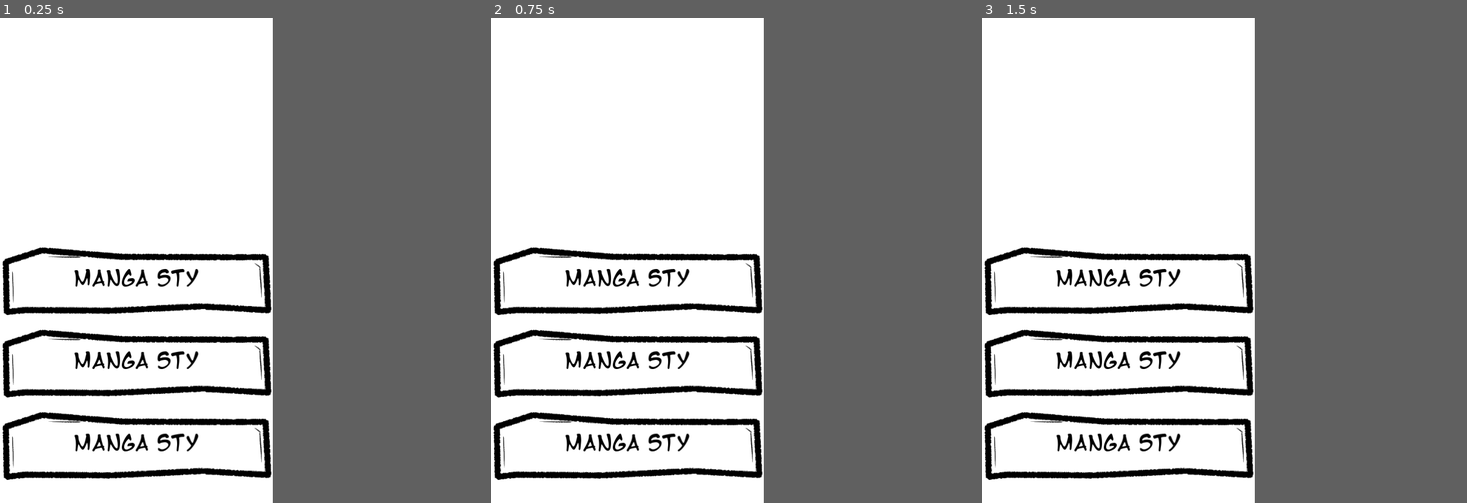
Above: before the commit, frames 1-3 (left to right).
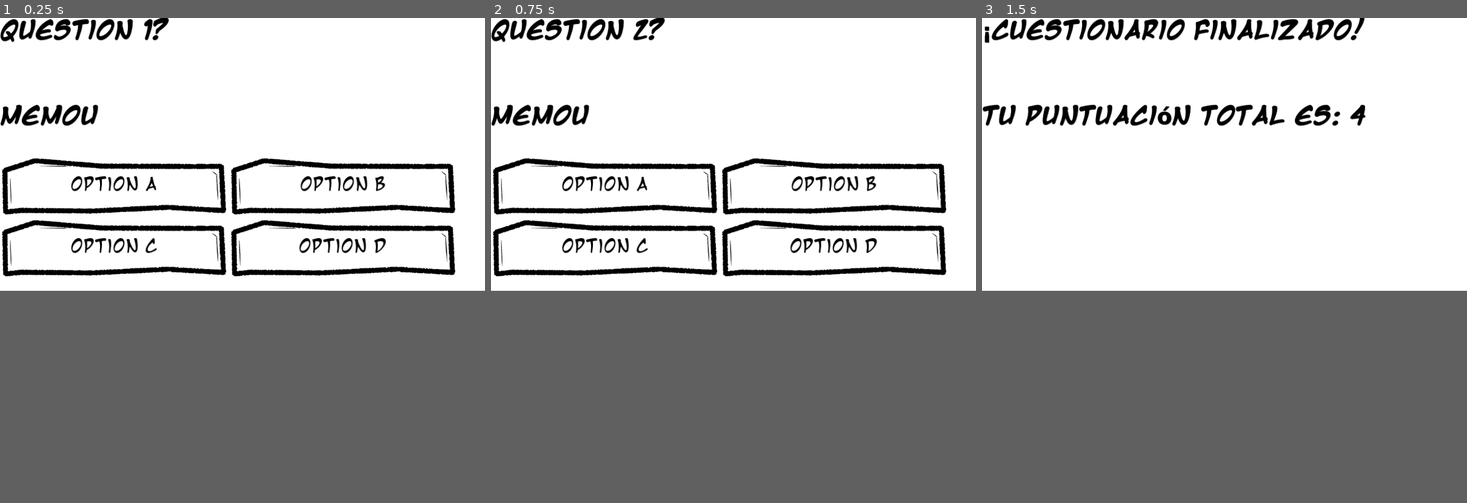
Above: after the commit, the same moments.

Repository: Noodle-Dev/Mangaka-Life
Game: Godot game, scene res://assets/scenes/Mechanics_Scenes/Chapter_Maker_Scene.tscn
Same seed, same stepped clock (60 frames per second), same inputs: the game is played once before the commit and once after it. The project has no main scene, so this scene is started directly.
Inputs (mouse positions are in pixels of both pictures, inside the frame that each line leads up to):
- Up to frame 1 (0.25 s): no input
- Up to frame 2 (0.75 s): click (626, 279) at 0.5 s, where only the run before the commit has a clickable "Manga sty"
- Up to frame 3 (1.5 s): click (1045, 313) at 1.25 s, where only the run after the commit has a clickable "Option A"
The window is 450x800 before the commit and 800x450 after it. Grey fills any space a smaller window leaves; there, only what the larger window draws over its background counts as a difference.

The runs differ from the first frame. In frame 1, 14% of the frame differs, in the area x 0-94%, y 0-96%; in frame 2, 14%; in frame 3, 10%.

Commit message:
Added Questionare syste

Diff:
--- a/assets/scenes/Mechanics_Scenes/Chapter_Maker_Scene.tscn
+++ b/assets/scenes/Mechanics_Scenes/Chapter_Maker_Scene.tscn
@@ -1,40 +1,43 @@
-[gd_scene load_steps=3 format=3 uid="uid://d4m0qevbvi46r"]
+[gd_scene load_steps=5 format=3 uid="uid://d4m0qevbvi46r"]
 
 [ext_resource type="Texture2D" uid="uid://dsmdc5ahlaa1m" path="res://assets/sprites/Logos/UI Question.png" id="1_igbx8"]
+[ext_resource type="Script" path="res://assets/scripts/Chapter_Creation/chapter_buttons_creation_scene.gd" id="1_r4jwf"]
 [ext_resource type="FontFile" uid="uid://svjf1m8quja6" path="res://assets/fonts/mangat.ttf" id="2_i71g3"]
+[ext_resource type="FontFile" uid="uid://dvex2p1l2cfg5" path="res://assets/fonts/mangatb.ttf" id="4_k45dk"]
 
-[node name="Node2D" type="Node2D"]
+[node name="Chapter_Maker" type="Node2D"]
+script = ExtResource("1_r4jwf")
 
-[node name="Control" type="Control" parent="."]
+[node name="UI" type="Control" parent="."]
 layout_mode = 3
 anchors_preset = 0
 offset_right = 540.0
 offset_bottom = 960.0
 
-[node name="Manga_Bg" type="ColorRect" parent="Control"]
+[node name="Manga_Bg" type="ColorRect" parent="UI"]
+layout_mode = 1
+anchors_preset = -1
+anchor_right = 2.133
+anchor_bottom = 0.675
+offset_right = 0.179932
+grow_horizontal = 2
+grow_vertical = 2
+
+[node name="Question_holder" type="GridContainer" parent="UI/Manga_Bg"]
 layout_mode = 1
 anchors_preset = 15
 anchor_right = 1.0
 anchor_bottom = 1.0
+offset_top = 324.0
 grow_horizontal = 2
 grow_vertical = 2
+columns = 2
 
-[node name="VBoxContainer" type="VBoxContainer" parent="Control/Manga_Bg"]
-layout_mode = 1
-anchors_preset = 12
-anchor_top = 1.0
-anchor_right = 1.0
-anchor_bottom = 1.0
-offset_top = -515.0
-grow_horizontal = 2
-grow_vertical = 0
-theme_override_constants/separation = 20
-
-[node name="TextureButton" type="TextureButton" parent="Control/Manga_Bg/VBoxContainer"]
+[node name="button_choice_one" type="TextureButton" parent="UI/Manga_Bg/Question_holder"]
 layout_mode = 2
 texture_normal = ExtResource("1_igbx8")
 
-[node name="Label" type="Label" parent="Control/Manga_Bg/VBoxContainer/TextureButton"]
+[node name="Label" type="Label" parent="UI/Manga_Bg/Question_holder/button_choice_one"]
 layout_mode = 1
 anchors_preset = 15
 anchor_right = 1.0
@@ -48,11 +51,11 @@
 horizontal_alignment = 1
 vertical_alignment = 1
 
-[node name="TextureButton2" type="TextureButton" parent="Control/Manga_Bg/VBoxContainer"]
+[node name="button_choice_two" type="TextureButton" parent="UI/Manga_Bg/Question_holder"]
 layout_mode = 2
 texture_normal = ExtResource("1_igbx8")
 
-[node name="Label" type="Label" parent="Control/Manga_Bg/VBoxContainer/TextureButton2"]
+[node name="Label" type="Label" parent="UI/Manga_Bg/Question_holder/button_choice_two"]
 layout_mode = 1
 anchors_preset = 15
 anchor_right = 1.0
@@ -66,11 +69,11 @@
 horizontal_alignment = 1
 vertical_alignment = 1
 
-[node name="TextureButton3" type="TextureButton" parent="Control/Manga_Bg/VBoxContainer"]
+[node name="button_choice_three" type="TextureButton" parent="UI/Manga_Bg/Question_holder"]
 layout_mode = 2
 texture_normal = ExtResource("1_igbx8")
 
-[node name="Label" type="Label" parent="Control/Manga_Bg/VBoxContainer/TextureButton3"]
+[node name="Label" type="Label" parent="UI/Manga_Bg/Question_holder/button_choice_three"]
 layout_mode = 1
 anchors_preset = 15
 anchor_right = 1.0
@@ -83,3 +86,49 @@
 text = "Manga sty"
 horizontal_alignment = 1
 vertical_alignment = 1
+
+[node name="button_choice_four" type="TextureButton" parent="UI/Manga_Bg/Question_holder"]
+layout_mode = 2
+texture_normal = ExtResource("1_igbx8")
+
+[node name="Label" type="Label" parent="UI/Manga_Bg/Question_holder/button_choice_four"]
+layout_mode = 1
+anchors_preset = 15
+anchor_right = 1.0
+anchor_bottom = 1.0
+grow_horizontal = 2
+grow_vertical = 2
+theme_override_colors/font_color = Color(0, 0, 0, 1)
+theme_override_fonts/font = ExtResource("2_i71g3")
+theme_override_font_sizes/font_size = 41
+text = "Manga sty"
+horizontal_alignment = 1
+vertical_alignment = 1
+
+[node name="Question_Label" type="Label" parent="UI/Manga_Bg"]
+layout_mode = 0
+offset_right = 40.0
+offset_bottom = 23.0
+theme_override_colors/font_color = Color(0, 0, 0, 1)
+theme_override_colors/font_shadow_color = Color(0, 0, 0, 1)
+theme_override_colors/font_outline_color = Color(0, 0, 0, 1)
+theme_override_fonts/font = ExtResource("4_k45dk")
+theme_override_font_sizes/font_size = 50
+text = "Mangos"
+
+[node name="Result" type="Label" parent="UI/Manga_Bg"]
+layout_mode = 0
+offset_top = 202.0
+offset_right = 1152.0
+offset_bottom = 308.0
+theme_override_colors/font_color = Color(0, 0, 0, 1)
+theme_override_colors/font_shadow_color = Color(0, 0, 0, 1)
+theme_override_colors/font_outline_color = Color(0, 0, 0, 1)
+theme_override_fonts/font = ExtResource("4_k45dk")
+theme_override_font_sizes/font_size = 51
+text = "Memou"
+
+[connection signal="pressed" from="UI/Manga_Bg/Question_holder/button_choice_one" to="." method="_on_button_choice_one_pressed"]
+[connection signal="pressed" from="UI/Manga_Bg/Question_holder/button_choice_two" to="." method="_on_button_choice_two_pressed"]
+[connection signal="pressed" from="UI/Manga_Bg/Question_holder/button_choice_three" to="." method="_on_button_choice_three_pressed"]
+[connection signal="pressed" from="UI/Manga_Bg/Question_holder/button_choice_four" to="." method="_on_button_choice_four_pressed"]
--- a/assets/scenes/Menus/Main_Menu.tscn
+++ b/assets/scenes/Menus/Main_Menu.tscn
@@ -14,9 +14,11 @@
 
 [node name="Manga_Bg" type="ColorRect" parent="Control"]
 layout_mode = 1
-anchors_preset = 15
-anchor_right = 1.0
-anchor_bottom = 1.0
+anchors_preset = -1
+anchor_right = 2.13378
+anchor_bottom = 0.675125
+offset_right = -0.23999
+offset_bottom = -0.120056
 grow_horizontal = 2
 grow_vertical = 2
 
--- a/assets/scripts/Chapter_Creation/chapter_buttons_creation_scene.gd
+++ b/assets/scripts/Chapter_Creation/chapter_buttons_creation_scene.gd
@@ -1,12 +1,93 @@
 extends Node2D
 
-@onready var socre
+# Variables para almacenar las preguntas y valores
+var questions = [
+	{
+		"text": "Question 1?",
+		"options": {
+			"Option A": 1,
+			"Option B": 2,
+			"Option C": 3,
+			"Option D": 4
+		}
+	},
+	{
+		"text": "Question 2?",
+		"options": {
+			"Option A": 2,
+			"Option B": 1,
+			"Option C": 4,
+			"Option D": 3
+		}
+	}
+]
+var current_question = 0
+var total_score = 0
 
+# Referencias a los nodos de la escena
+@onready var question_label = $UI/Manga_Bg/Question_Label
+@onready var button_choice_one = $UI/Manga_Bg/Question_holder/button_choice_one
+@onready var button_choice_two = $UI/Manga_Bg/Question_holder/button_choice_two
+@onready var button_choice_three = $UI/Manga_Bg/Question_holder/button_choice_three
+@onready var button_choice_four = $UI/Manga_Bg/Question_holder/button_choice_four
+@onready var result_label = $UI/Manga_Bg/Result
 
-# Called when the node enters the scene tree for the first time.
 func _ready():
-	pass # Replace with function body
+	# Si las preguntas fueron cargadas correctamente, mostramos la primera
+	if questions.size() > 0:
+		load_question()
+	else:
+		question_label.text = "No se encontraron preguntas."
 
-# Called every frame. 'delta' is the elapsed time since the previous frame.
-func _process(delta):
-	pass
+# Carga la pregunta actual
+func load_question():
+	if current_question < questions.size():
+		# Carga el texto de la pregunta
+		question_label.text = questions[current_question]["text"]
+
+		# Obtiene las opciones actuales
+		var options = questions[current_question]["options"].keys()
+		var buttons = [button_choice_one, button_choice_two, button_choice_three, button_choice_four]
+
+		# Actualiza los textos de los botones con las opciones
+		for i in range(buttons.size()):
+			if i < options.size():
+				# Accede al Label hijo dentro de cada TextureButton y asigna el texto
+				var button_label = buttons[i].get_node("Label")  # Asegúrate de que "Label" sea el nombre correcto del nodo Label
+				button_label.text = options[i]  # Asigna el texto de la opción al Label
+				buttons[i].visible = true  # Hacemos visible el botón
+				buttons[i].set_meta("option_text", options[i])  # Almacena la opción en el botón
+			else:
+				buttons[i].visible = false  # Oculta botones no utilizados
+	else:
+		show_result()
+
+# Función genérica para manejar la selección
+func _on_button_selected(button):
+	var option_text = button.get_meta("option_text")
+	var score = questions[current_question]["options"][option_text]
+	total_score += score
+	current_question += 1
+	load_question()
+
+# Maneja los botones conectados
+func _on_button_choice_one_pressed():
+	_on_button_selected(button_choice_one)
+
+func _on_button_choice_two_pressed():
+	_on_button_selected(button_choice_two)
+
+func _on_button_choice_three_pressed():
+	_on_button_selected(button_choice_three)
+
+func _on_button_choice_four_pressed():
+	_on_button_selected(button_choice_four)
+
+# Muestra el resultado final
+func show_result():
+	question_label.text = "¡Cuestionario finalizado!"
+	button_choice_one.visible = false
+	button_choice_two.visible = false
+	button_choice_three.visible = false
+	button_choice_four.visible = false
+	result_label.text = "Tu puntuación total es: %d" % total_score
--- /dev/null
+++ b/assets/scripts/Data/QuestionsData.json
@@ -0,0 +1,20 @@
+[
+    {
+        "text": "Question 1?",
+        "options": {
+            "Option A": 1,
+            "Option B": 2,
+            "Option C": 3,
+            "Option D": 4
+        }
+    },
+    {
+        "text": "Question 2?",
+        "options": {
+            "Option A": 2,
+            "Option B": 1,
+            "Option C": 4,
+            "Option D": 3
+        }
+    }
+]
--- a/project.godot
+++ b/project.godot
@@ -16,10 +16,8 @@
 
 [display]
 
-window/size/viewport_width=540
-window/size/viewport_height=960
-window/size/window_width_override=360
-window/size/window_height_override=640
+window/size/window_width_override=640
+window/size/window_height_override=360
 window/stretch/mode="canvas_items"
 
 [rendering]
Not shown, added: assets/fonts/.DS_Store
